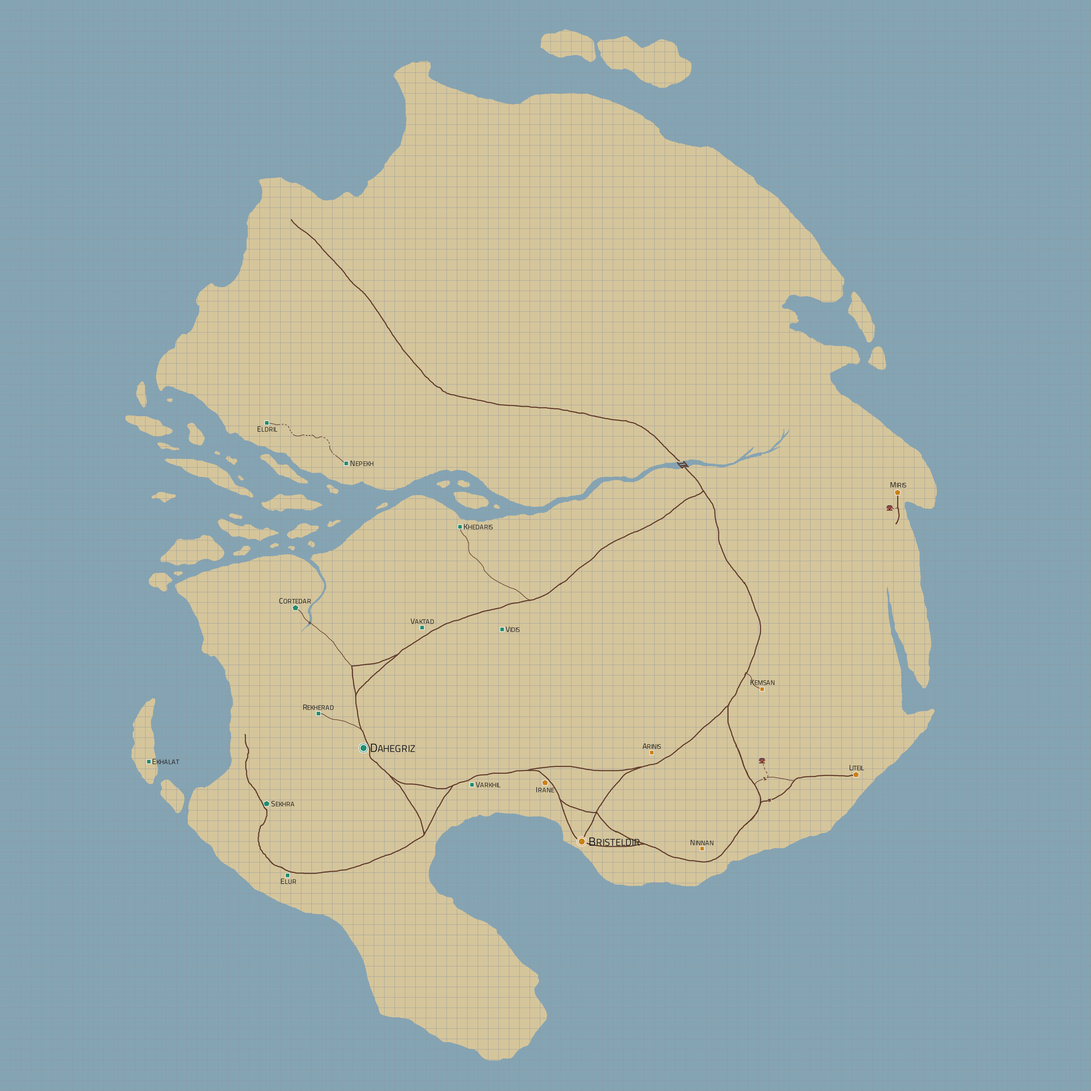
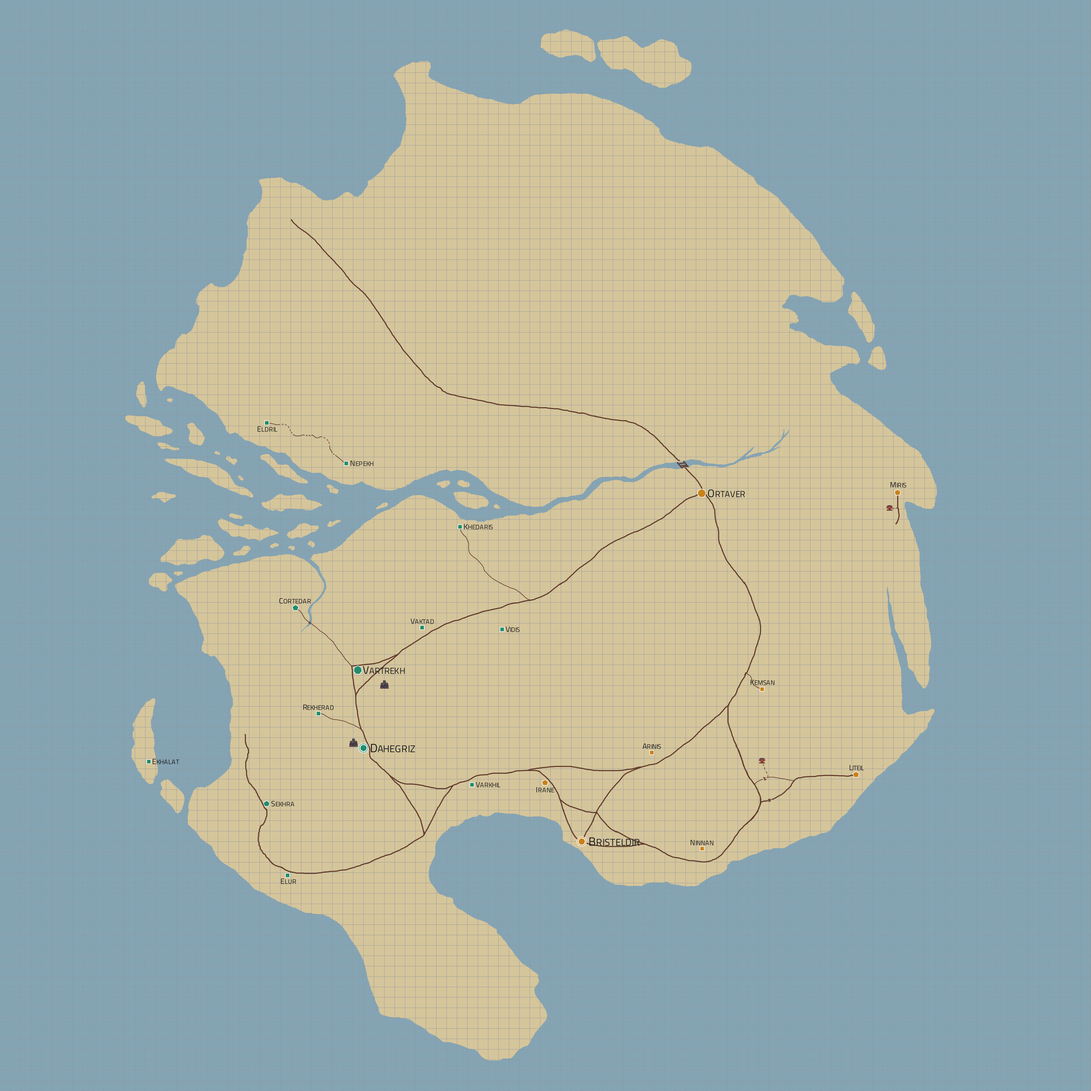
Layer changes from the first 1091px x 1091px image to the second:
painted on "PoIs" over [349, 488, 746, 858]
painted on "Settlements" over [349, 488, 746, 887]
painted on "[Temp] Roads" over [349, 296, 887, 882]
painted on "Grid" over [349, 296, 887, 887]
painted on "Landmass" over [349, 296, 887, 887]
painted on "Water" over [349, 296, 887, 887]
